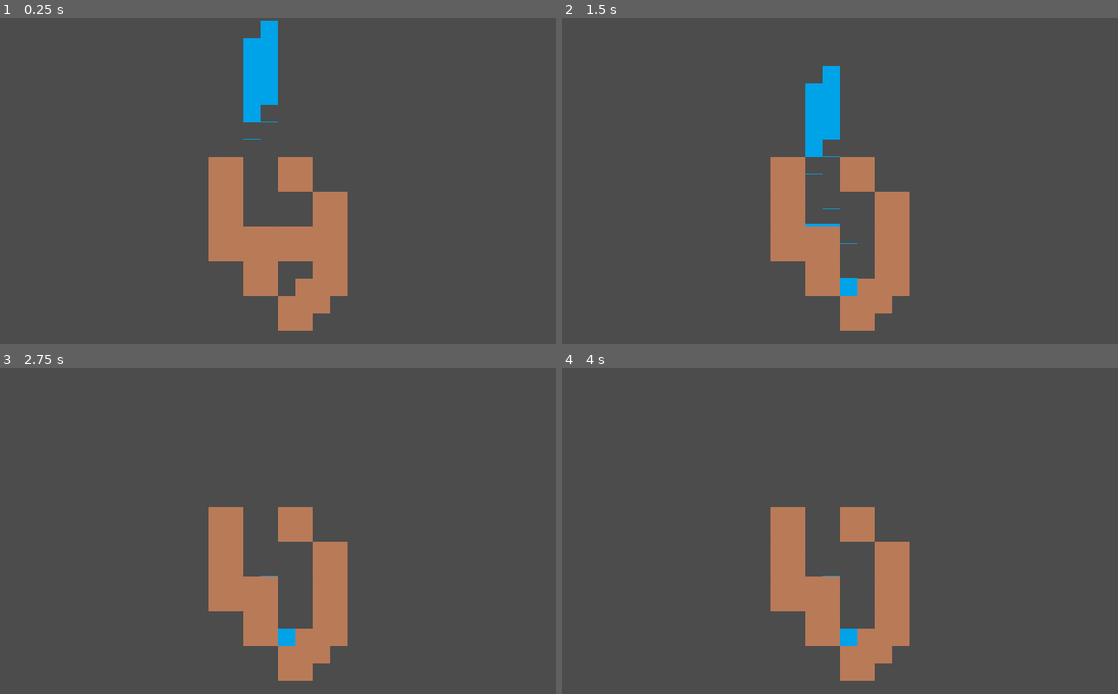
Above: before the commit, frames 1-4 (two rows, left to right).
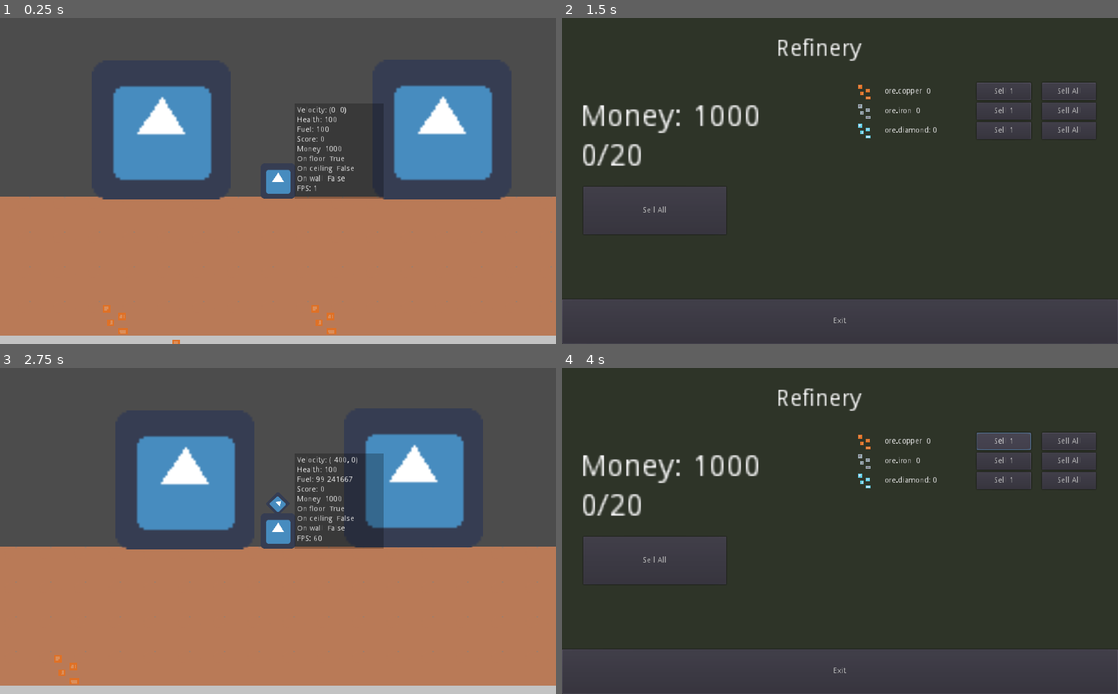
Above: after the commit, the same moments.

Repository: drabekm/Depths
Game: Godot game, scene res://Maps/ChunkTestWorld.tscn
The game is run twice, just before and just after one commit, with the same random seed, the same clock (stepped at 60 frames per second) and the same inputs. Before the commit the project starts from res://Maps/WaterTest.tscn. The engine's default icon, where the game draws it, is replaced by a stand-in: a white triangle on a blue panel in a dark square.
Inputs (mouse positions are in pixels of both pictures, inside the frame that each line leads up to):
- Up to frame 1 (0.25 s): no input
- Up to frame 2 (1.5 s): hold E (function) 0.53-1.28 s; hold Right (ui_right) from 0.53 s (still down); tap Up (ui_up) at 0.77 s; tap E (function) at 1.35 s
- Up to frame 3 (2.75 s): tap Up (ui_up) at 1.52 s; release Right (ui_right) at 2.03 s; hold Left (ui_left) from 2.03 s (still down); hold E (function) from 2.03 s (still down)
- Up to frame 4 (4 s): release Left (ui_left) at 2.78 s; release E (function) at 2.78 s; hold Right (ui_right) 2.78-3.5 s; tap E (function) at 2.85 s; tap Up (ui_up) at 3.02 s; click (1001, 442) at 3.5 s, where only the run after the commit has a clickable "Sell 1"

The runs differ from the first frame. In frame 1, 53% of the frame differs, in the area x 0-100%, y 0-100%; in frame 2, 80%; in frame 3, 53%; in frame 4, 80%.
Error before the commit: Attempt to call function 'queue_free' in base 'null instance' on a null instance. (res://Entities/Water/WaterHandler.gd:15)

Commit message:
Add falling damage, improve ore generating

Diff:
--- a/Entities/Block/Block.tscn
+++ b/Entities/Block/Block.tscn
@@ -11,15 +11,16 @@
 ]]
 script = ExtResource( 2 )
 
-[node name="Mineral" type="Sprite" parent="."]
-scale = Vector2( 2, 2 )
-centered = false
-
 [node name="CollisionShape2D" type="CollisionShape2D" parent="."]
 position = Vector2( 32, 32 )
 shape = SubResource( 1 )
 
 [node name="Body" type="Sprite" parent="."]
+light_mask = 2
 scale = Vector2( 2, 2 )
 texture = ExtResource( 1 )
 centered = false
+
+[node name="Mineral" type="Sprite" parent="."]
+scale = Vector2( 2, 2 )
+centered = false
--- a/Entities/ChunkHandler/Chunk.gd
+++ b/Entities/ChunkHandler/Chunk.gd
@@ -36,7 +36,8 @@
 				block_instance.set_body(BlockEnums.MaterialTypes.STRONG_STONE)
 
 
-			give_block_mineral(block_instance, block_position.x, block_position.y)
+#			give_block_mineral(block_instance, block_position.x, block_position.y)
+			give_block_mineral(block_instance, indexX * GlobalMapData.CHUNK_SIZE + x * 2, indexY * GlobalMapData.CHUNK_SIZE + y)
 
 
 
@@ -55,21 +56,63 @@
 func give_block_mineral(var block, posX, posY):
 	var noise_value = GlobalMapData.get_noise_value(posX, posY)
 
-	if block.material_type == BlockEnums.MaterialTypes.DIRT:
-		noise_value *= 0.8
-	if block.material_type == BlockEnums.MaterialTypes.STONE:
-		noise_value *= 0.9
+#	if block.material_type == BlockEnums.MaterialTypes.DIRT:
+#		noise_value *= 0.8
+#	if block.material_type == BlockEnums.MaterialTypes.STONE:
+#		noise_value *= 0.9
 
 
-	if  noise_value > 0.3:
-		if noise_value < 0.50:
-			block.set_mineral(BlockEnums.MineralTypes.COPPER)
-		elif noise_value < 0.85:
-			block.set_mineral(BlockEnums.MineralTypes.IRON)
-		elif noise_value < 1:
-			block.set_mineral(BlockEnums.MineralTypes.DIAMOND)
+	var mineral_type = null
+
+	if posY < 3:
+		pass
+	elif posY < 15:
+		mineral_type = _level_1_ore_generation(posX, posY, noise_value)
+	elif posY < 25:
+		mineral_type = _level_2_ore_generation(posX, posY, noise_value)
+	else:
+		mineral_type = _level_3_ore_generation(posX, posY, noise_value)
+
+	if mineral_type != null:
+		block.set_mineral(mineral_type)
+
+#	if noise_value > 0.65:
+#		block.set_mineral(BlockEnums.MineralTypes.COPPER)
+#	if  noise_value > 0.3:
+#		if noise_value < 0.50:
+#			block.set_mineral(BlockEnums.MineralTypes.COPPER)
+#		elif noise_value < 0.85:
+#			block.set_mineral(BlockEnums.MineralTypes.IRON)
+#		elif noise_value < 1:
+#			block.set_mineral(BlockEnums.MineralTypes.DIAMOND)
 
 	return block
+
+func _level_1_ore_generation(x,y, noise_value):
+	if noise_value > 0.80:
+		return BlockEnums.MineralTypes.IRON
+	elif noise_value > 0.65:
+		return BlockEnums.MineralTypes.COPPER
+
+	return null
+
+func _level_2_ore_generation(x,y, noise_value):
+	if noise_value > 0.72:
+		return BlockEnums.MineralTypes.IRON
+	elif noise_value > 0.60:
+		return BlockEnums.MineralTypes.COPPER
+
+	return null
+
+func _level_3_ore_generation(x,y, noise_value):
+	if noise_value > 0.78:
+		return BlockEnums.MineralTypes.DIAMOND
+	elif noise_value > 0.68:
+		return BlockEnums.MineralTypes.IRON
+	elif noise_value > 0.50:
+		return BlockEnums.MineralTypes.COPPER
+
+	return null
 
 func despawn():
 	self.queue_free()
--- a/Entities/Player/Player.gd
+++ b/Entities/Player/Player.gd
@@ -99,15 +99,23 @@
 
 func _movement() -> void:
 	velocity.y = velocity.y + GRAVITY_ACC
+	var previous_vertical_velocity = velocity.y
 	velocity = move_and_slide(velocity, Vector2(0,-1))
 
+
 	if self.is_on_floor():
+		_remove_health_from_speed_collision(previous_vertical_velocity)
 		_kill_vertical_velocity()
 	elif self.is_on_ceiling() and is_thrusters_on:
 		_kill_vertical_velocity()
+		_remove_health_from_speed_collision(previous_vertical_velocity)
 
 func _kill_vertical_velocity() -> void:
 	velocity.y = 0
+
+func _remove_health_from_speed_collision(vertical_velocity):
+	if vertical_velocity > 300:
+			PlayerData.health -= sqrt(vertical_velocity)
 
 func update_debug_labels() -> void:
 	get_node("DEBUG/labels/health").text = "Health: " + str(PlayerData.health)
--- a/Entities/Player/Player.tscn
+++ b/Entities/Player/Player.tscn
@@ -1,7 +1,8 @@
-[gd_scene load_steps=4 format=2]
+[gd_scene load_steps=5 format=2]
 
 [ext_resource path="res://icon.png" type="Texture" id=1]
 [ext_resource path="res://Entities/Player/Player.gd" type="Script" id=2]
+[ext_resource path="res://Entities/Player/Lights/ambient.png" type="Texture" id=3]
 
 [sub_resource type="RectangleShape2D" id=1]
 extents = Vector2( 27.8108, 28.8449 )
@@ -134,3 +135,13 @@
 [node name="ForwardDrill" type="RayCast2D" parent="."]
 enabled = true
 cast_to = Vector2( 33, 0 )
+
+[node name="AmbientLight" type="Light2D" parent="."]
+visible = false
+light_mask = 0
+position = Vector2( -8.409, -6.35676 )
+scale = Vector2( 1.18728, 0.627069 )
+texture = ExtResource( 3 )
+texture_scale = 4.0
+mode = 3
+range_item_cull_mask = 2
--- a/Entities/Player/PlayerData.gd
+++ b/Entities/Player/PlayerData.gd
@@ -16,8 +16,8 @@
 var capacity: int = 0
 var max_capacity: int = 20
 
-var max_speed: int = 350
-var acceleration: int = 15
+var max_speed: int = 650 # 350
+var acceleration: int = 25 # 15
 var thurster_power = 20
 
 var score: int = 0
--- a/Singletons/GlobalMapData.gd
+++ b/Singletons/GlobalMapData.gd
@@ -6,27 +6,30 @@
 const CHUNKS_AREA_SIZE = 2 # How many chunks are spawned in each direction
 						   # around the central chunk
 
-var noise = OpenSimplexNoise.new()
-var noise2 = OpenSimplexNoise.new()
+var ore_noise = OpenSimplexNoise.new()
+var helper_ore_noise = OpenSimplexNoise.new()
 
 func _ready():
 	randomize()
-	noise.seed = randi()
-	noise2.seed = randi()
-	noise.octaves = 4
-	noise2.octaves = 5
-	noise.period = 64.0
-	noise2.period = 64.0
-	noise.persistence = 0.5
-	noise2.persistence = 0.5
-	noise.lacunarity = 2
-	noise2.lacunarity = 2
+	ore_noise.seed = randi()
+	randomize()
+	helper_ore_noise.seed = randi()
+	ore_noise.octaves = 4
+	helper_ore_noise.octaves = 5
+	ore_noise.period = 0.1
+	helper_ore_noise.period = 0.5
+	ore_noise.persistence = 0.0
+	helper_ore_noise.persistence = 0.0
+	ore_noise.lacunarity = 2
+	helper_ore_noise.lacunarity = 2
 
 #Used by chunks to assing minerals to ores
 #Needs some more work tho
 func get_noise_value(x: float, y: float) -> float:
-	#print(str(noise.get_noise_2d(x,y) / abs(noise2.get_noise_3d(x,y, sqrt(x + y)))))
-	return noise.get_noise_2d(x,y)
+	return ore_noise.get_noise_2d(x,y)
+
+func get_helper_noise_value(x: float, y:float) -> float:
+	return helper_ore_noise.get_noise_2d(x,y)
 
 var deleted_blocks = {} # all deleted blocks in chunks
 # it's stored as a dictionary of chunk name -> deleted blocks array
--- a/TestingScenes/NoiseTest.tscn
+++ b/TestingScenes/NoiseTest.tscn
@@ -3,14 +3,20 @@
 [ext_resource path="res://TestingScenes/NoiseTest.gd" type="Script" id=1]
 
 [sub_resource type="OpenSimplexNoise" id=1]
+octaves = 4
+period = 0.1
+persistence = 0.0
 
 [sub_resource type="NoiseTexture" id=2]
-width = 1024
-height = 600
+width = 100
+height = 100
+as_normalmap = true
+bump_strength = 32.0
 noise = SubResource( 1 )
 
 [node name="NoiseTest" type="Node2D"]
 script = ExtResource( 1 )
 
 [node name="TextureRect" type="Sprite" parent="."]
+position = Vector2( -0.73056, 0.0315704 )
 texture = SubResource( 2 )
--- a/project.godot
+++ b/project.godot
@@ -16,7 +16,7 @@
 [application]
 
 config/name="Depths"
-run/main_scene="res://Maps/WaterTest.tscn"
+run/main_scene="res://Maps/ChunkTestWorld.tscn"
 config/icon="res://icon.png"
 
 [autoload]
Binary file added: Entities/Player/Lights/ambient.png
Not shown, added: Entities/Player/Lights/ambient.png.import
Binary file added: Entities/Player/Lights/test.png
Not shown, added: Entities/Player/Lights/test.png.import
Binary file added: Entities/Player/Lights/torch.png
Not shown, added: Entities/Player/Lights/torch.png.import
Not shown, changed: README.md
